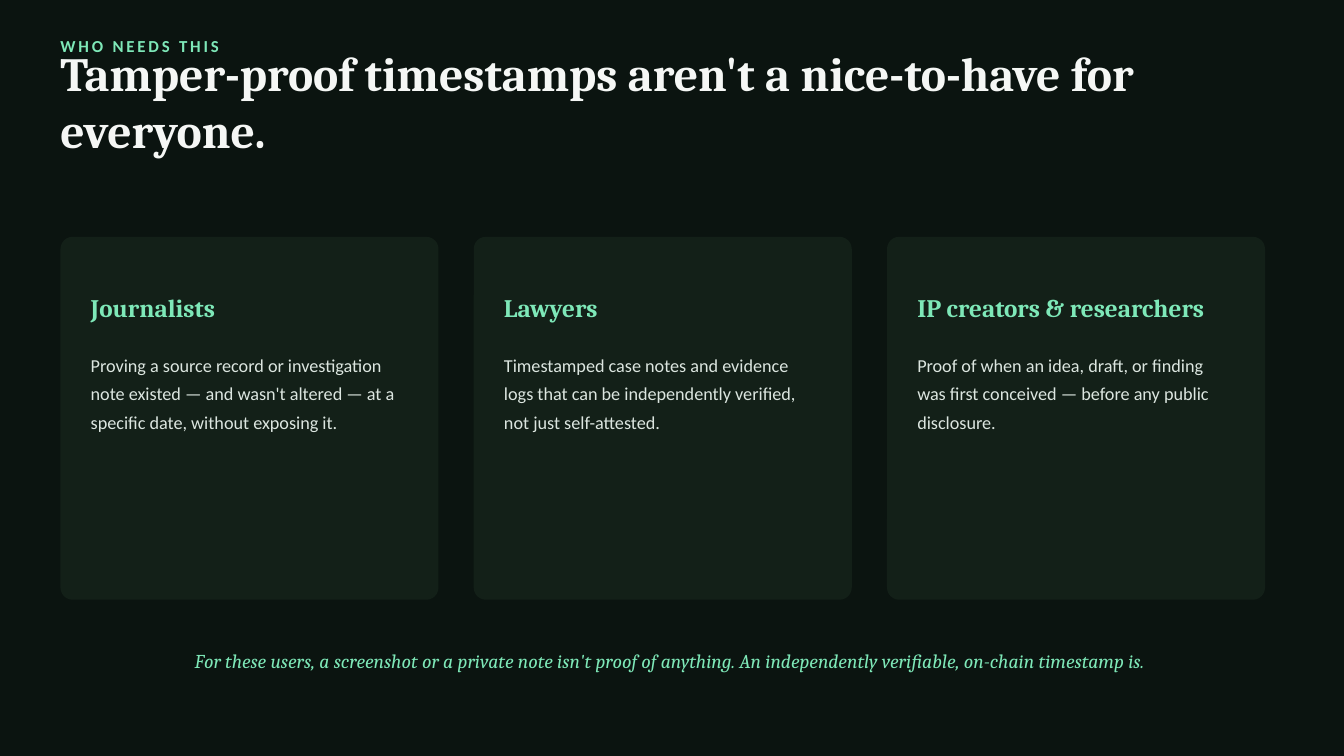
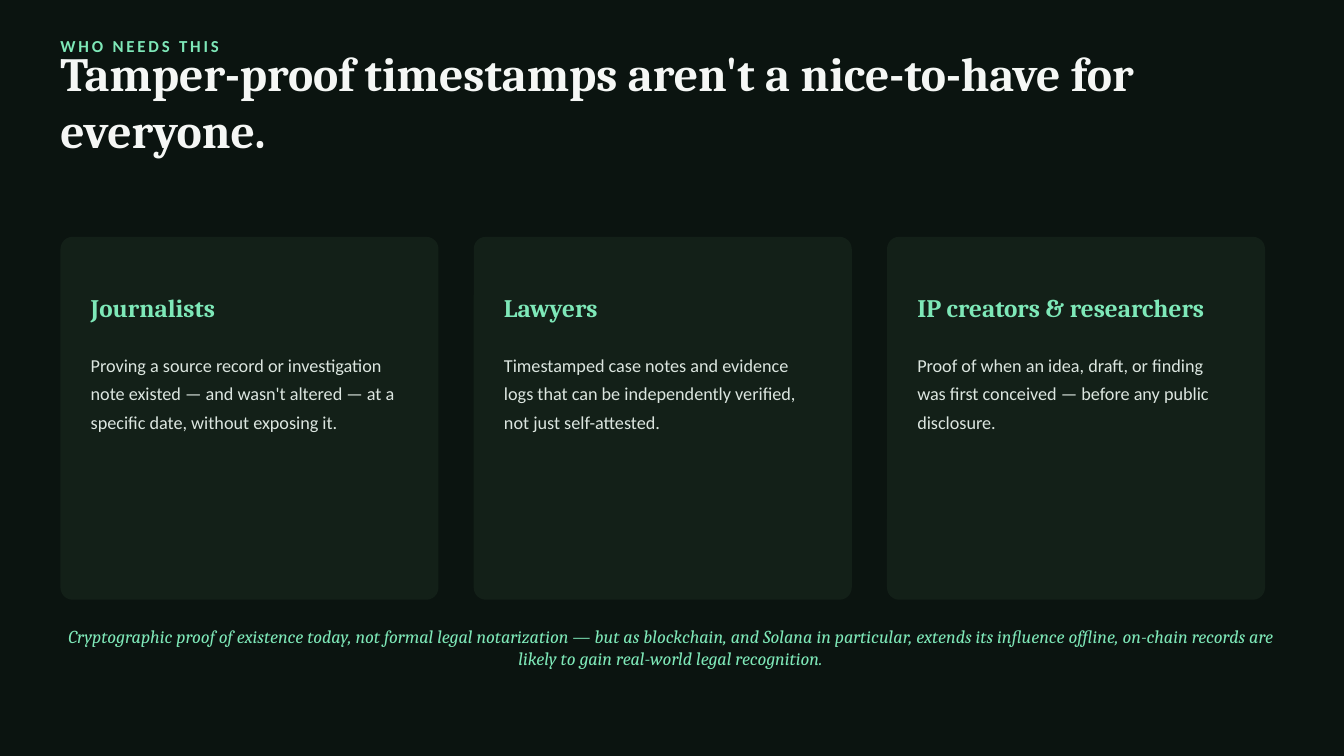
Before and after one commit to jungmin1212/legal, a slide deck: slide 3 of VaultMemo/VaultMemo_Pitch_Deck.pptx. Drawn at 1344x756 pixels with LibreOffice and Linux fonts; fonts in the diff are those of the drawing. Boxes give left, top, right and bottom in pixels: in the first picture for what was removed or moved away, otherwise in the second. Text is boxed around its words. In the diff, an @@ line names an element or a change of style, - is before the commit and + after.

Commit message:
Add legal-notarization caveat with forward-looking Solana framing

```diff
--- a/VaultMemo/VaultMemo_Pitch_Deck.pptx
+++ b/VaultMemo/VaultMemo_Pitch_Deck.pptx
@@ text "Cryptographic proof of existence today, ..." at (68,630,1273,669): vertical alignment middle to top @@
@@ text at (68,630,1273,669): text changed; size 14 to 13 pt @@
-For these users, a screenshot or a private note isn't proof of anything. An independently verifiable, on-chain timestamp is.
+Cryptographic proof of existence today, not formal legal notarization — but as blockchain, and Solana in particular, extends its influence offline, on-chain records are likely to gain real-world legal recognition.
```
